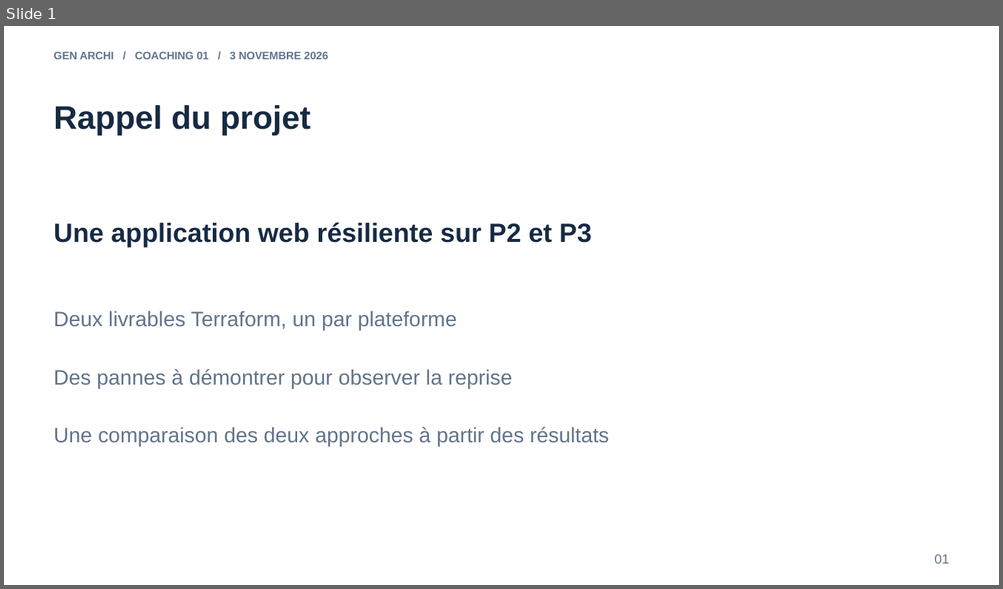
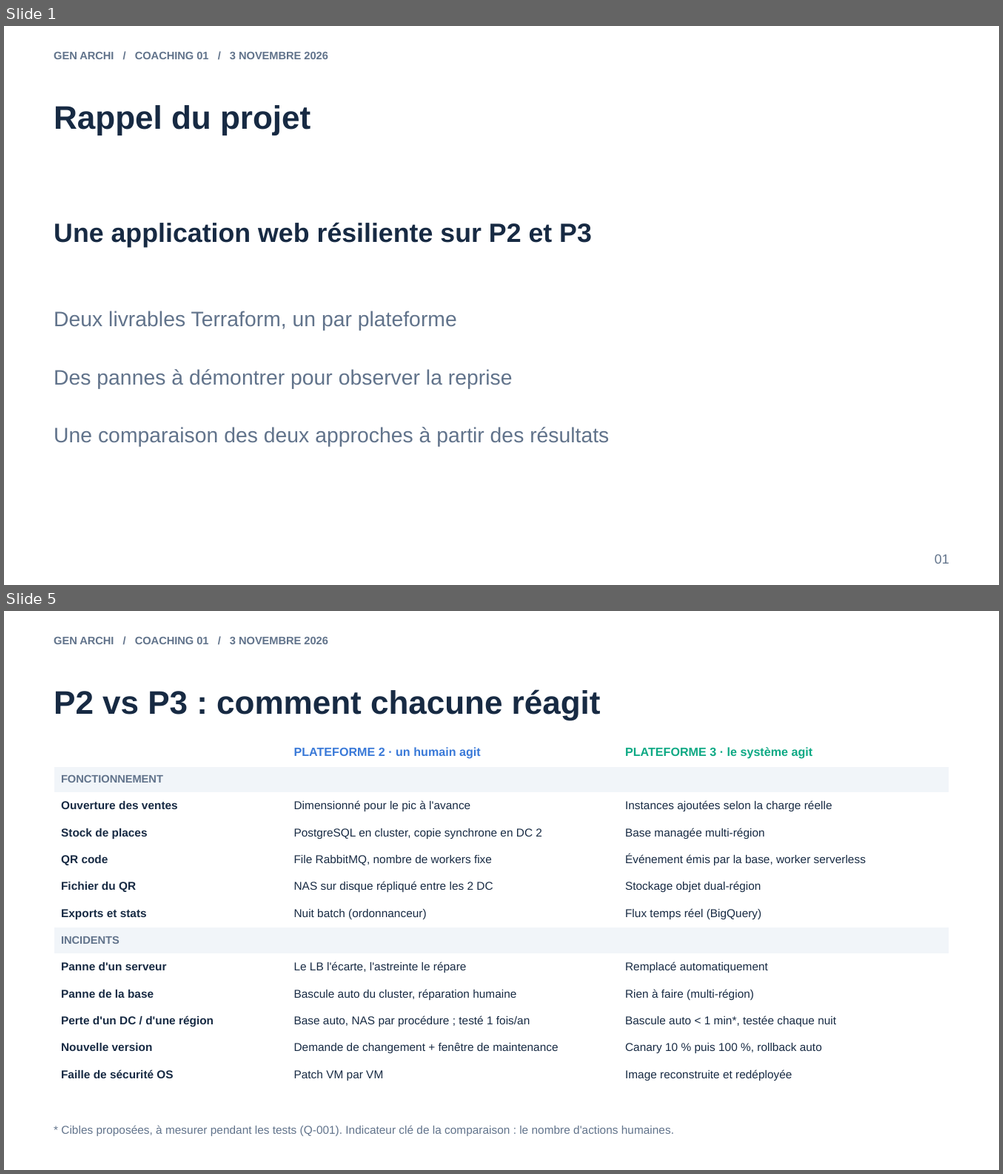
Before and after one commit to 3-Istor/GenArchi, a slide deck: docs/coaching/2026-11-03-coaching-1.pptx. Shown one above the other, each under a label of ours: slide 1 before the commit, slides 1 and 5 after it; the slides between them are not shown. The pictures are 1003x589 and 1003x1174 pixels, drawn with LibreOffice and Linux fonts; fonts in the diff are those of the drawing. Boxes give left, top, right and bottom in pixels: in the first picture for what was removed or moved away, otherwise in the second. Text is boxed around its words. In the diff, an @@ line names an element or a change of style, - is before the commit and + after.

Commit message:
feat : doc post premier coaching

```diff
--- a/docs/coaching/2026-11-03-coaching-1.pptx
+++ b/docs/coaching/2026-11-03-coaching-1.pptx
@@ slide 5 added at (x1=4, y1=611, x2=999, y2=1170), background #FFFFFF @@
@@ text added at (x1=54, y1=637, x2=327, y2=644), 10.5 pt, text #61738B, bold @@
+GEN ARCHI / COACHING 01 / 3 NOVEMBRE 2026
@@ text added at (x1=54, y1=689, x2=600, y2=721), 31.5 pt, text #172A43, bold @@
+P2 vs P3 : comment chacune réagit
@@ table added at (x1=54, y1=738, x2=949, y2=1084), 13 rows, 3 columns @@
+ | PLATEFORME 2 · un humain agit | PLATEFORME 3 · le système agit
+FONCTIONNEMENT |  | 
+Ouverture des ventes | Dimensionné pour le pic à l'avance | Instances ajoutées selon la charge réelle
+Stock de places | PostgreSQL en cluster, copie synchrone en DC 2 | Base managée multi-région
+QR code | File RabbitMQ, nombre de workers fixe | Événement émis par la base, worker serverless
+Fichier du QR | NAS sur disque répliqué entre les 2 DC | Stockage objet dual-région
+Exports et stats | Nuit batch (ordonnanceur) | Flux temps réel (BigQuery)
+INCIDENTS |  | 
+Panne d'un serveur | Le LB l'écarte, l'astreinte le répare | Remplacé automatiquement
+Panne de la base | Bascule auto du cluster, réparation humaine | Rien à faire (multi-région)
+Perte d'un DC / d'une région | Base auto, NAS par procédure ; testé 1 fois/an | Bascule auto < 1 min*, testée chaque nuit
+Nouvelle version | Demande de changement + fenêtre de maintenance | Canary 10 % puis 100 %, rollback auto
+Faille de sécurité OS | Patch VM par VM | Image reconstruite et redéployée
@@ text added at (x1=61, y1=1125, x2=674, y2=1136), 11 pt, text #61738B @@
+* Cibles proposées, à mesurer pendant les tests (Q-001). Indicateur clé de la comparaison : le nombre d'actions humaines.
```
Also in this commit, not shown: 4 other slides added, 4 slides removed, 11 other files.
